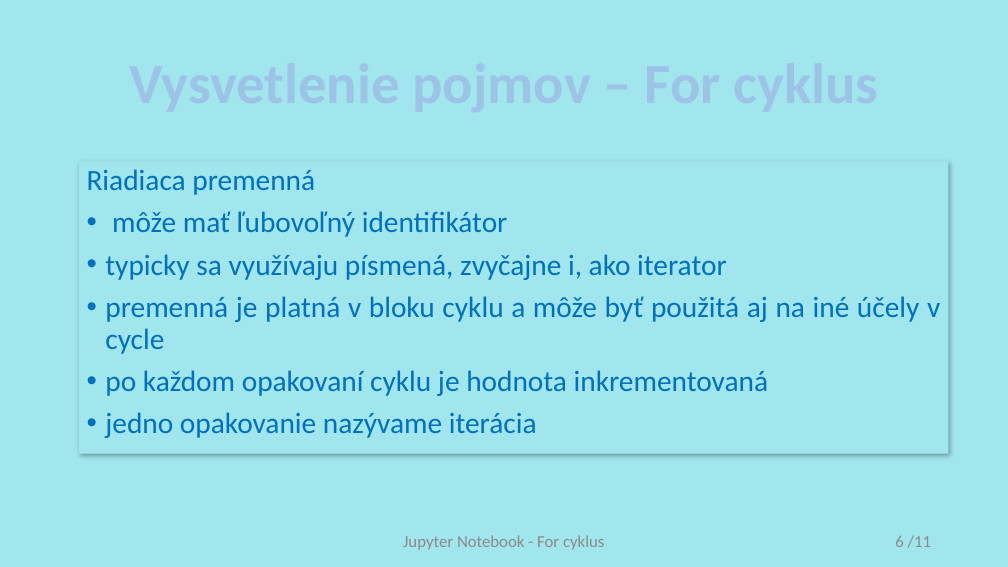
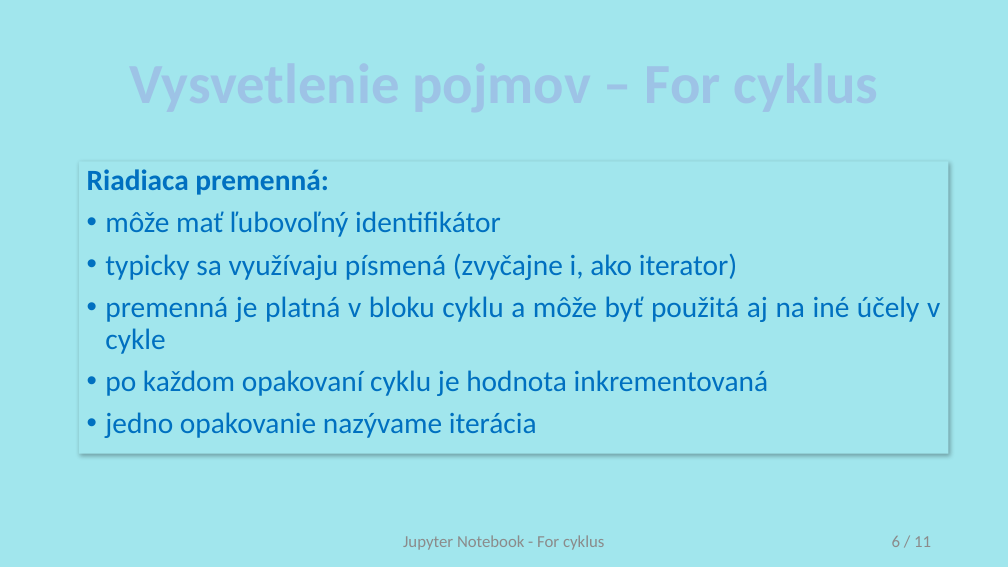
Before and after one commit to xcerni13/diplomova-praca, a slide deck: slide 6 of Prezentacie/6. For cyklus.pptx. Drawn at 1008x567 pixels with LibreOffice and Linux fonts; fonts in the diff are those of the drawing. Boxes give left, top, right and bottom in pixels: in the first picture for what was removed or moved away, otherwise in the second. Text is boxed around its words. In the diff, an @@ line names an element or a change of style, - is before the commit and + after.

```diff
--- a/Prezentacie/6. For cyklus.pptx
+++ b/Prezentacie/6. For cyklus.pptx
@@ text at [87,169,328,195]: text changed; bold on @@
-Riadiaca premenná
+Riadiaca premenná:
@@ text at [105,254,940,354]: text changed @@
-• typicky sa využívaju písmená, zvyčajne i, ako iterator
-• premenná je platná v bloku cyklu a môže byť použitá aj na iné účely v cycle
+• typicky sa využívaju písmená (zvyčajne i, ako iterator)
+• premenná je platná v bloku cyklu a môže byť použitá aj na iné účely v cykle
@@ page number at [892,536,931,547]: spaces changed @@
-6 /11
+6 / 11
```
Also in this commit, not shown: 5 other slides changed, 9 other files.
